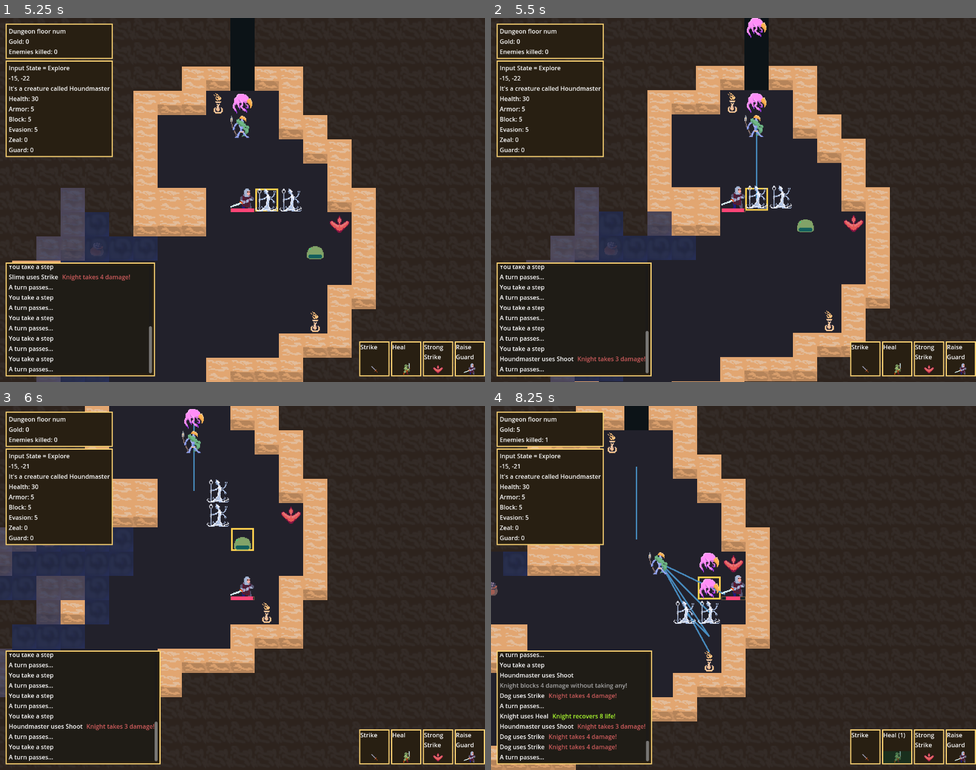
Above: before the commit, frames 1-4 (two rows, left to right).
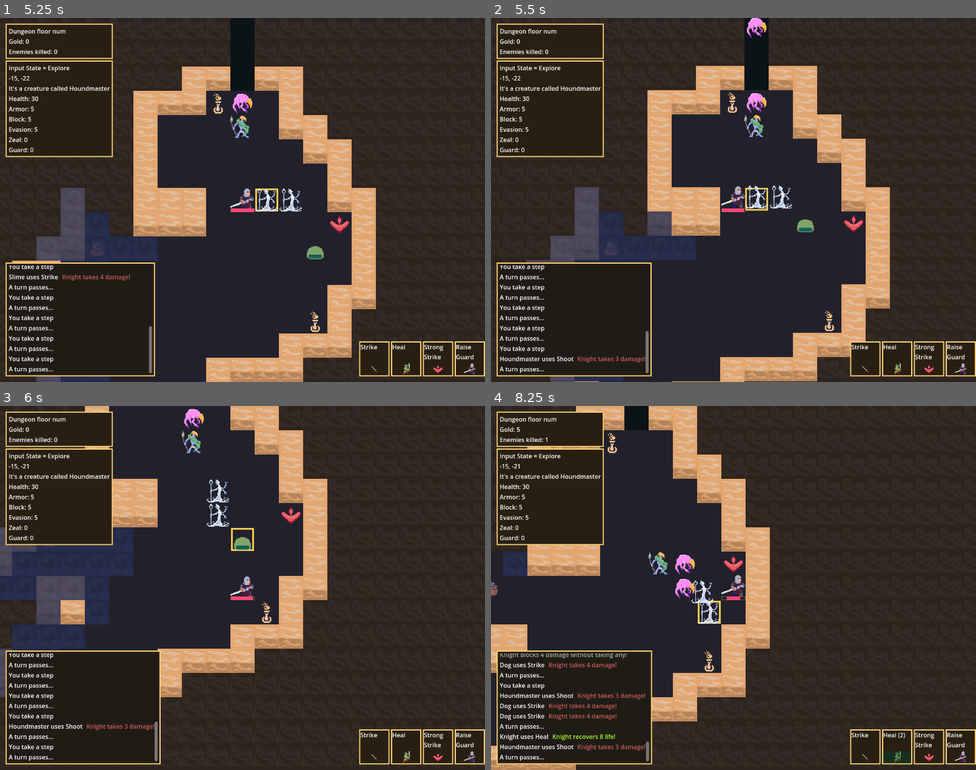
Above: after the commit, the same moments.

Repository: OttoElomaa/godot-4-roguelike-knights
Game: Godot game, scene res://Scenes/game_main.tscn
The game is run twice, just before and just after one commit, with the same random seed, the same clock (stepped at 60 frames per second) and the same inputs.
Inputs (mouse positions are in pixels of both pictures, inside the frame that each line leads up to):
- Up to frame 1 (5.25 s): click (203, 200) at 0.52 s; tap Enter at 1.25 s; move the mouse to (242, 200) at 1.27 s; hold Right (ui_right) 1.28-2.03 s; tap 1 (1) at 1.35 s; tap 3 (3) at 1.55, 2.1 s; move the mouse to (194, 320) at 2.02 s; hold Down (ui_down) 2.03-2.78 s; tap L (L) at 2.3, 2.85 s; move the mouse to (97, 269) at 2.77 s; hold Right (ui_right) 2.78-3.53 s; tap O (O) at 3.05, 3.6 s; move the mouse to (242, 174) at 3.52 s; hold Up (ui_up) 3.53-4.28 s; tap P (P) at 3.8, 4.35 s; move the mouse to (388, 254) at 4.27 s; hold Left (ui_left) from 4.28 s (still down); tap R (R) at 4.55, 5.1 s; move the mouse to (227, 116) at 5.02 s
- Up to frame 2 (5.5 s): keep holding Left (ui_left); tap X (X) at 5.3 s
- Up to frame 3 (6 s): move the mouse to (213, 456) at 5.77 s; release Left (ui_left) at 5.78 s; hold Down (ui_down) from 5.78 s (still down); tap X (X) at 5.85 s
- Up to frame 4 (8.25 s): tap U (u) at 6.05, 6.6 s; move the mouse to (660, 497) at 6.52 s; release Down (ui_down) at 6.53 s; hold Right (ui_right) 6.53-7.28 s; tap 1 (1) at 6.8, 7.35 s; move the mouse to (660, 416) at 7.27 s; hold Up (ui_up) 7.28-8.03 s; tap 3 (3) at 7.55 s; move the mouse to (636, 606) at 8.02 s; hold Right (ui_right) from 8.03 s (still down); tap 2 (2) at 8.1 s

Frame 1 is identical in both runs. In frame 2, less than 0.1% of the frame differs, in the area x 54-55%, y 30-50%; in frame 3, less than 0.1%; in frame 4, 3.1%, in the area x 1-85%, y 16-95%.
Error in both runs: Cannot call method 'get_children' on a null value. (res://Scripts/WorldScripts/world.gd:250)

Commit message:
Fixed crash bugs on turn order code (added creature.is_queued_for_deletion()

Diff:
--- a/Scenes/Creatures/GuardianSpirit.tscn
+++ b/Scenes/Creatures/GuardianSpirit.tscn
@@ -15,7 +15,6 @@
 
 [node name="Stats" parent="." index="1"]
 baseHealth = 30
-armor = 30
 baseEvasion = 10
 
 [node name="Heal" parent="Skills" index="0" instance=ExtResource("4_7b8u4")]
--- a/Scripts/PlayerAndCreatures/creatureMovementComp.gd
+++ b/Scripts/PlayerAndCreatures/creatureMovementComp.gd
@@ -77,7 +77,8 @@
 		creature.get_node("MovementInput").resolvePlayerMovement()
 
 	if creature.isPlayer:
-		world.callNextTurnAction()
+		if not isOverworld:
+			world.callNextTurnAction()
 
 
 
--- a/Scripts/WorldScripts/playerTargeting.gd
+++ b/Scripts/WorldScripts/playerTargeting.gd
@@ -29,13 +29,22 @@
 	var creatures = world.getCreatures()
 
 	var counter = 0
-	for creature in creatures:
+	for creature:Node in creatures:
+		#### THIS FUNC ONLY TARGETS ENEMIES
 		if creature == player:
 			pass
 		elif not creature.isEnemy:
 			pass
+
+		#### ONLY CREATURES THAT ARE ALIVE
+		elif not is_instance_valid(creature):
+			pass
+		elif creature.is_queued_for_deletion():
+			pass
+
+		#### ADD TO LIST
 		elif lineOfSight.lineOfSightBetweenObjects(player, creature):
-			if is_instance_valid(creature):
+
 				targetsDict[counter] = creature
 				counter += 1
 
--- a/Scripts/WorldScripts/world.gd
+++ b/Scripts/WorldScripts/world.gd
@@ -302,19 +302,33 @@
 	turnActorCounter += 1
 	if turnActorCounter > turnActorsList.size() - 1:
 		startNextTurn()
+		return
+
+
 	var next = turnActorsList[turnActorCounter]
 
-
+	#### CREATURE THAT JUST DIED
 	if not is_instance_valid(next):
+		prints("Creature can't start turn due to death! (%d)" % [turnActorCounter])
 		callNextTurnAction()
+		return
+	elif next.is_queued_for_deletion():
+		prints("%s can't start turn due to death! (%d)" % [next.creatureName, turnActorCounter])
+		callNextTurnAction()
+		return
+	#### CREATURE IS ALIVE
 	else:
 		prints("%s :s turn! (%d)" % [next.creatureName, turnActorCounter])
 		next.startTurn()
 
+
 	#### UPDATE VISUALS ONLY AFTER PLAYER ACTION
+	#### ONLY IF NEXT CREATURE IS ALIVE
 	if next.isPlayer:
 		isTurnActorPlayer = true
+		#lineOfSight.passTurn()
 	elif isTurnActorPlayer:
+		print("This message plays after player turn")
 		updateVisuals()
 		isTurnActorPlayer = false
 
@@ -324,7 +338,7 @@
 	ui.updateVisualsOnTurn()
 	$AStarGridNode.passTurn()
 	#### REMOVE TARGETING LINES FROM SCREEN
-	#lineOfSight.passTurn()
+	lineOfSight.passTurn()
 
 	if not turnOffLineOfSight:
 		lineOfSightStuff()
